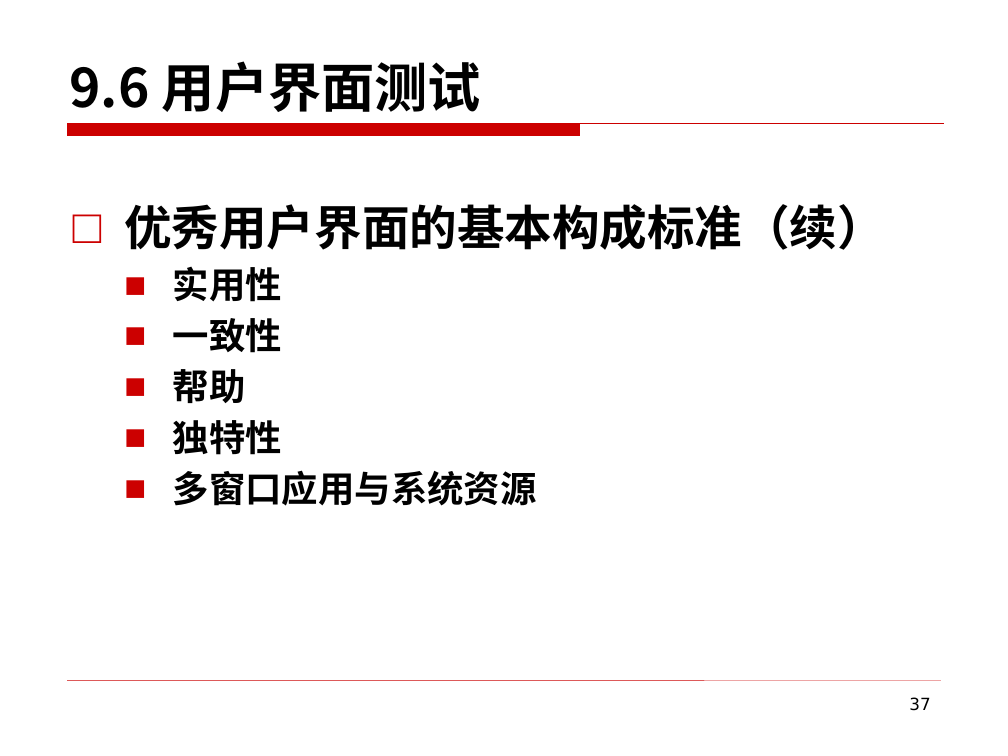
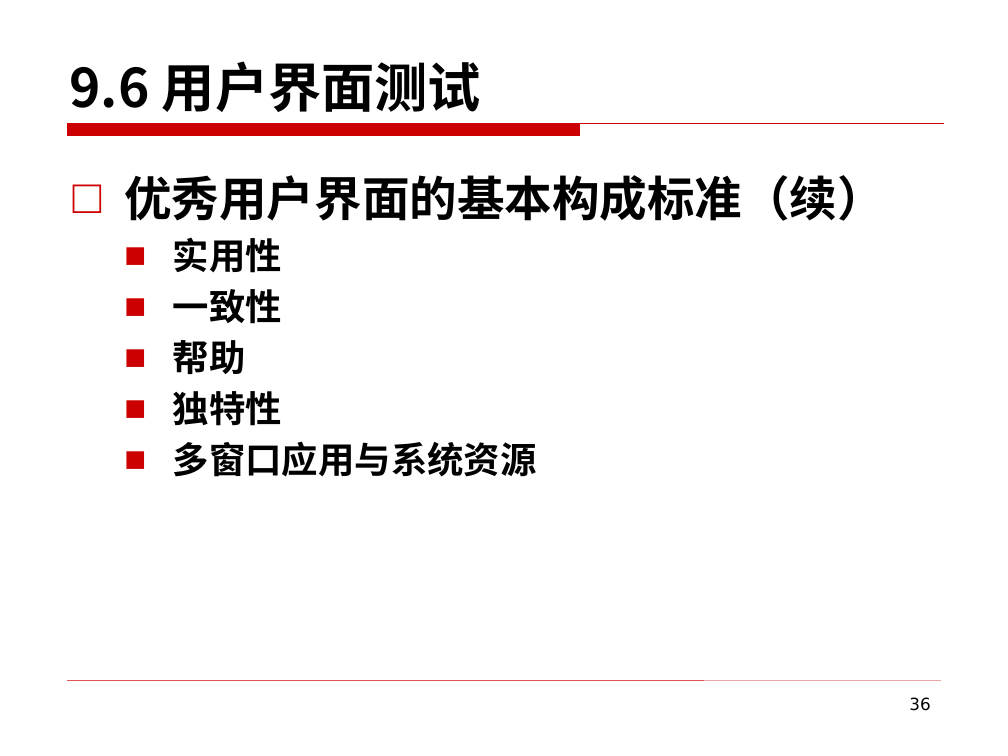
Before and after one commit to edu2act/course-foundation-software-tesing, a slide deck: slide 36 of PPT/第三部分 软件测试应用/9 系统测试.pptx (slide 37 before the commit). Drawn at 1008x756 pixels with LibreOffice and Linux fonts; fonts in the diff are those of the drawing; background and template pictures are left out. Boxes give left, top, right and bottom in pixels: in the first picture for what was removed or moved away, otherwise in the second. Text is boxed around its words. In the diff, an @@ line names an element or a change of style, - is before the commit and + after.

Commit message:
系统测试

```diff
--- a/PPT/第三部分 软件测试应用/9 系统测试.pptx
+++ b/PPT/第三部分 软件测试应用/9 系统测试.pptx
@@ text "优秀用户界面的基本构成标准（续）": place and size @@
-text "优秀用户界面的基本构成标准（续）" at (124,204,885,506)
+text "优秀用户界面的基本构成标准（续）" at (124,175,885,477)
@@ page number at (909,697,930,711): text changed @@
-37
+36
```
Also in this commit, not shown: 13 other slides changed, 1 slide removed, 1 other file.
